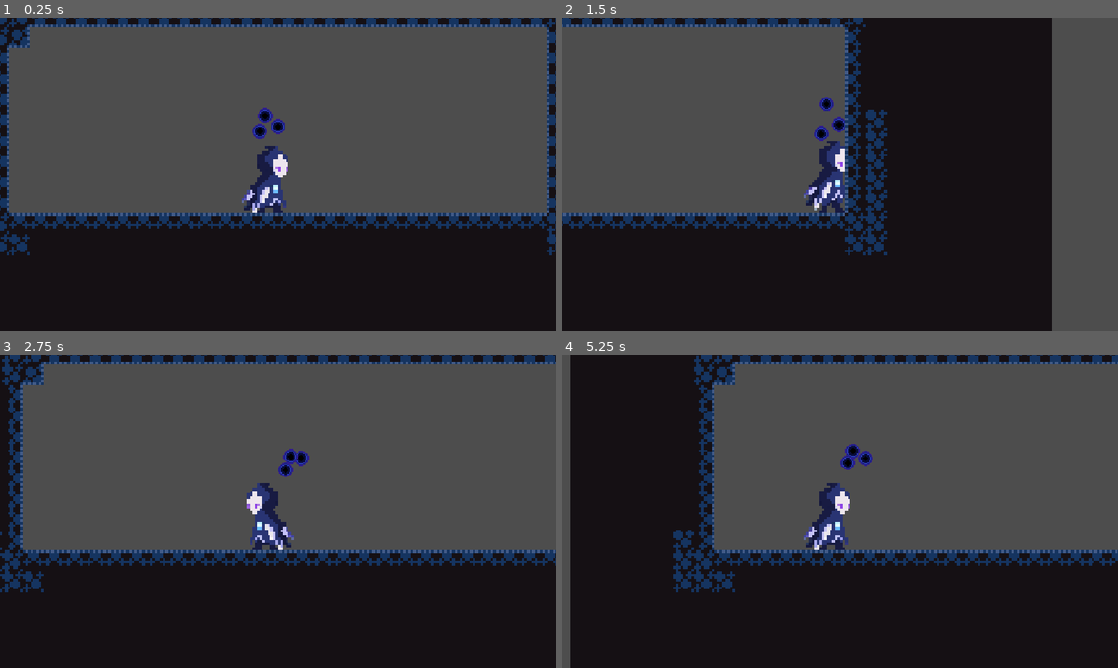
Above: before the commit, frames 1-4 (two rows, left to right).
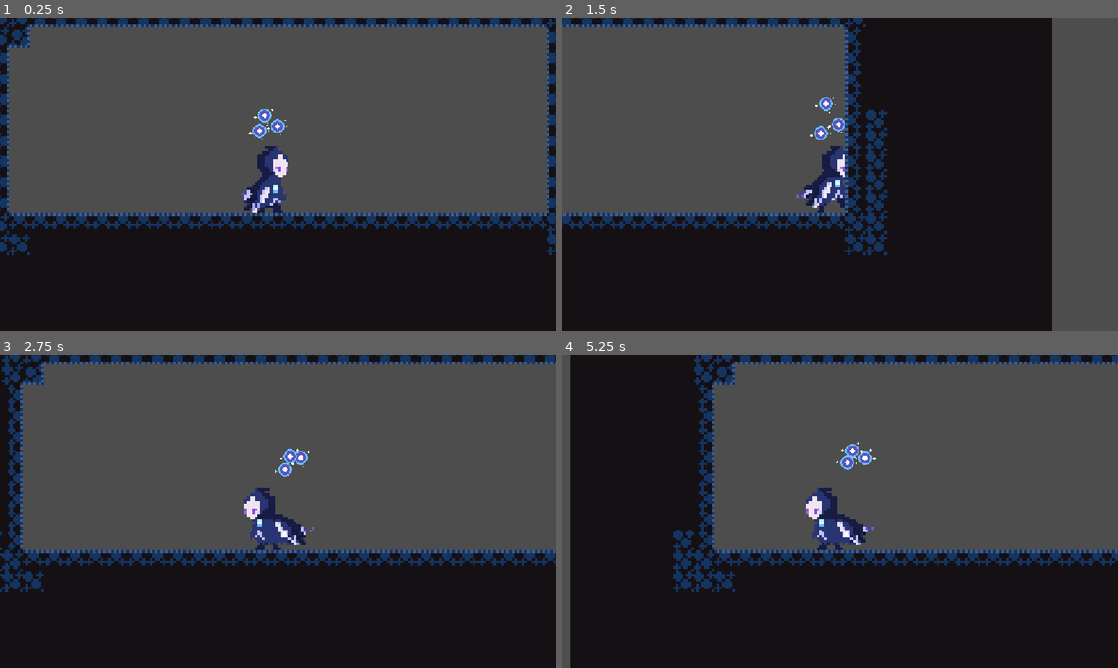
Above: after the commit, the same moments.

Repository: Timi865/Microvania
Game: Godot game, scene res://Scenes/game.tscn
Two runs of this game, one before a commit and one after it. Both use one fixed random seed, a clock stepped at 60 frames per second and the inputs below.
Inputs:
- Up to frame 1 (0.25 s): no input
- Up to frame 2 (1.5 s): hold Right (Move_right) from 0.53 s (still down); tap C (dash) at 0.6, 1.35 s; tap Space (Jump) at 0.77 s
- Up to frame 3 (2.75 s): tap Space (Jump) at 1.52 s; release Right (Move_right) at 2.03 s; hold Left (Move_left) from 2.03 s (still down); tap E (orb_throw) at 2.1 s; tap C (dash) at 2.3 s
- Up to frame 4 (5.25 s): release Left (Move_left) at 2.78 s; hold Right (Move_right) 2.78-4.28 s; tap C (dash) at 2.85, 3.6, 4.55, 5.1 s; tap Space (Jump) at 3.02, 3.77, 4.52 s; hold Left (Move_left) 4.28-5.03 s; tap E (orb_throw) at 4.35 s; hold Right (Move_right) from 5.03 s (still down)

The runs differ from the first frame. In frame 1, 0.4% of the frame differs, in the area x 43-52%, y 28-61%; in frame 2, 0.8%; in frame 3, 1.3%; in frame 4, 1.6%, in the area x 43-57%, y 27-63%.

Commit message:
Rough Animations
Added rough aninations for Wisp run dash and idle and rough orb anims

Diff:
--- a/Scenes/Player.tscn
+++ b/Scenes/Player.tscn
@@ -2,32 +2,79 @@
 
 [ext_resource type="Script" uid="uid://dh08bt053owqn" path="res://Scripts/Player.gd" id="1_gntrk"]
 [ext_resource type="PackedScene" uid="uid://buykxegc7cjpf" path="res://Scenes/orb.tscn" id="2_88kja"]
-[ext_resource type="Texture2D" uid="uid://c5a2uf1j1ycu3" path="res://Art/Wisp-Sheet.png" id="2_dewec"]
+[ext_resource type="Texture2D" uid="uid://l6k6pxubtk2p" path="res://Art/Wisp.png" id="2_dewec"]
 [ext_resource type="Script" uid="uid://sm5x5uuno8db" path="res://Scripts/orb_manager.gd" id="2_it8n0"]
+
+[sub_resource type="AtlasTexture" id="AtlasTexture_dewec"]
+atlas = ExtResource("2_dewec")
+region = Rect2(800, 0, 80, 48)
 
 [sub_resource type="AtlasTexture" id="AtlasTexture_5ixxa"]
 atlas = ExtResource("2_dewec")
-region = Rect2(0, 0, 80, 48)
+region = Rect2(880, 0, 80, 48)
 
 [sub_resource type="AtlasTexture" id="AtlasTexture_nn08x"]
 atlas = ExtResource("2_dewec")
-region = Rect2(80, 0, 80, 48)
+region = Rect2(960, 0, 80, 48)
 
 [sub_resource type="AtlasTexture" id="AtlasTexture_52ee3"]
 atlas = ExtResource("2_dewec")
-region = Rect2(160, 0, 80, 48)
+region = Rect2(1040, 0, 80, 48)
 
 [sub_resource type="AtlasTexture" id="AtlasTexture_bhhdu"]
 atlas = ExtResource("2_dewec")
-region = Rect2(240, 0, 80, 48)
+region = Rect2(1120, 0, 80, 48)
 
 [sub_resource type="AtlasTexture" id="AtlasTexture_megsn"]
 atlas = ExtResource("2_dewec")
+region = Rect2(0, 0, 80, 48)
+
+[sub_resource type="AtlasTexture" id="AtlasTexture_yoq75"]
+atlas = ExtResource("2_dewec")
+region = Rect2(80, 0, 80, 48)
+
+[sub_resource type="AtlasTexture" id="AtlasTexture_ksbbd"]
+atlas = ExtResource("2_dewec")
+region = Rect2(160, 0, 80, 48)
+
+[sub_resource type="AtlasTexture" id="AtlasTexture_glx4g"]
+atlas = ExtResource("2_dewec")
+region = Rect2(240, 0, 80, 48)
+
+[sub_resource type="AtlasTexture" id="AtlasTexture_miouo"]
+atlas = ExtResource("2_dewec")
 region = Rect2(320, 0, 80, 48)
+
+[sub_resource type="AtlasTexture" id="AtlasTexture_o3h8g"]
+atlas = ExtResource("2_dewec")
+region = Rect2(320, 0, 80, 48)
+
+[sub_resource type="AtlasTexture" id="AtlasTexture_1e7my"]
+atlas = ExtResource("2_dewec")
+region = Rect2(400, 0, 80, 48)
+
+[sub_resource type="AtlasTexture" id="AtlasTexture_arntx"]
+atlas = ExtResource("2_dewec")
+region = Rect2(480, 0, 80, 48)
+
+[sub_resource type="AtlasTexture" id="AtlasTexture_lslt6"]
+atlas = ExtResource("2_dewec")
+region = Rect2(560, 0, 80, 48)
+
+[sub_resource type="AtlasTexture" id="AtlasTexture_ulo2v"]
+atlas = ExtResource("2_dewec")
+region = Rect2(640, 0, 80, 48)
+
+[sub_resource type="AtlasTexture" id="AtlasTexture_1iu4k"]
+atlas = ExtResource("2_dewec")
+region = Rect2(720, 0, 80, 48)
 
 [sub_resource type="SpriteFrames" id="SpriteFrames_yw7hx"]
 animations = [{
 "frames": [{
+"duration": 1.0,
+"texture": SubResource("AtlasTexture_dewec")
+}, {
 "duration": 1.0,
 "texture": SubResource("AtlasTexture_5ixxa")
 }, {
@@ -39,13 +86,53 @@
 }, {
 "duration": 1.0,
 "texture": SubResource("AtlasTexture_bhhdu")
+}],
+"loop": 1,
+"name": &"DASH",
+"speed": 7.0
+}, {
+"frames": [{
+"duration": 1.0,
+"texture": SubResource("AtlasTexture_megsn")
 }, {
 "duration": 1.0,
-"texture": SubResource("AtlasTexture_megsn")
+"texture": SubResource("AtlasTexture_yoq75")
+}, {
+"duration": 1.0,
+"texture": SubResource("AtlasTexture_ksbbd")
+}, {
+"duration": 1.0,
+"texture": SubResource("AtlasTexture_glx4g")
+}, {
+"duration": 1.0,
+"texture": SubResource("AtlasTexture_miouo")
 }],
 "loop": 1,
 "name": &"IDLE",
-"speed": 10.0
+"speed": 7.0
+}, {
+"frames": [{
+"duration": 1.0,
+"texture": SubResource("AtlasTexture_o3h8g")
+}, {
+"duration": 1.0,
+"texture": SubResource("AtlasTexture_1e7my")
+}, {
+"duration": 1.0,
+"texture": SubResource("AtlasTexture_arntx")
+}, {
+"duration": 1.0,
+"texture": SubResource("AtlasTexture_lslt6")
+}, {
+"duration": 1.0,
+"texture": SubResource("AtlasTexture_ulo2v")
+}, {
+"duration": 1.0,
+"texture": SubResource("AtlasTexture_1iu4k")
+}],
+"loop": 1,
+"name": &"RUN",
+"speed": 7.0
 }]
 
 [sub_resource type="RectangleShape2D" id="RectangleShape2D_yw7hx"]
@@ -61,6 +148,7 @@
 sprite_frames = SubResource("SpriteFrames_yw7hx")
 animation = &"IDLE"
 autoplay = "IDLE"
+frame_progress = 0.30233815
 
 [node name="CollisionShape2D" type="CollisionShape2D" parent="." unique_id=469050356]
 position = Vector2(0.46250004, 1)
--- a/Scenes/orb.tscn
+++ b/Scenes/orb.tscn
@@ -1,10 +1,60 @@
 [gd_scene format=3 uid="uid://buykxegc7cjpf"]
 
 [ext_resource type="Script" uid="uid://cqx3471gdwhqc" path="res://Scripts/orb.gd" id="1_ryljl"]
-[ext_resource type="Texture2D" uid="uid://m6o0gedj1t1v" path="res://Art/OrbDesign2.png" id="2_ryljl"]
+[ext_resource type="Texture2D" uid="uid://bpjugi3t4pqnd" path="res://Art/ORBWISP-sheet.png" id="2_ryljl"]
 
 [sub_resource type="CircleShape2D" id="CircleShape2D_yw7hx"]
 radius = 3.0
+
+[sub_resource type="AtlasTexture" id="AtlasTexture_4tb7o"]
+atlas = ExtResource("2_ryljl")
+region = Rect2(0, 0, 49, 37)
+
+[sub_resource type="AtlasTexture" id="AtlasTexture_r3x0a"]
+atlas = ExtResource("2_ryljl")
+region = Rect2(49, 0, 49, 37)
+
+[sub_resource type="AtlasTexture" id="AtlasTexture_gn4ky"]
+atlas = ExtResource("2_ryljl")
+region = Rect2(98, 0, 49, 37)
+
+[sub_resource type="AtlasTexture" id="AtlasTexture_s3w5g"]
+atlas = ExtResource("2_ryljl")
+region = Rect2(147, 0, 49, 37)
+
+[sub_resource type="AtlasTexture" id="AtlasTexture_25wf1"]
+atlas = ExtResource("2_ryljl")
+region = Rect2(196, 0, 49, 37)
+
+[sub_resource type="AtlasTexture" id="AtlasTexture_olnk0"]
+atlas = ExtResource("2_ryljl")
+region = Rect2(245, 0, 49, 37)
+
+[sub_resource type="SpriteFrames" id="SpriteFrames_yw7hx"]
+animations = [{
+"frames": [{
+"duration": 1.0,
+"texture": SubResource("AtlasTexture_4tb7o")
+}, {
+"duration": 1.0,
+"texture": SubResource("AtlasTexture_r3x0a")
+}, {
+"duration": 1.0,
+"texture": SubResource("AtlasTexture_gn4ky")
+}, {
+"duration": 1.0,
+"texture": SubResource("AtlasTexture_s3w5g")
+}, {
+"duration": 1.0,
+"texture": SubResource("AtlasTexture_25wf1")
+}, {
+"duration": 1.0,
+"texture": SubResource("AtlasTexture_olnk0")
+}],
+"loop": 1,
+"name": &"default",
+"speed": 5.0
+}]
 
 [node name="Orb" type="Area2D" unique_id=915681463]
 script = ExtResource("1_ryljl")
@@ -14,8 +64,9 @@
 [node name="CollisionShape2D" type="CollisionShape2D" parent="." unique_id=1756819094]
 shape = SubResource("CircleShape2D_yw7hx")
 
-[node name="Sprite2D" type="Sprite2D" parent="." unique_id=1304039796]
+[node name="AnimatedSprite2D" type="AnimatedSprite2D" parent="." unique_id=1833820855]
 texture_filter = 1
-position = Vector2(7.450581e-09, -7.450581e-09)
-scale = Vector2(0.359375, 0.359375)
-texture = ExtResource("2_ryljl")
+position = Vector2(0, -2)
+scale = Vector2(0.34037158, 0.34037164)
+sprite_frames = SubResource("SpriteFrames_yw7hx")
+autoplay = "default"
--- a/Scripts/Player.gd
+++ b/Scripts/Player.gd
@@ -38,7 +38,7 @@
 	if x_input:
 		look_dir_x = int(x_input)
 
-	if x_input != 0:
+	if x_input != 0 and dash_timer <= 0.0:
 		$AnimatedSprite2D.flip_h = x_input < 0
 
 
@@ -53,6 +53,21 @@
 	if is_on_floor():
 		if dash_timer == 0.0 and !can_dash:
 			can_dash = true
+
+	if dash_timer > 0.0:
+		$AnimatedSprite2D.play("DASH")
+
+	elif not is_on_floor():
+		pass # We'll add jump/fall animations later.
+
+	elif x_input != 0:
+		$AnimatedSprite2D.play("RUN")
+
+	else:
+		$AnimatedSprite2D.play("IDLE")
+
+
+
 
 
 	move_and_slide()
Binary file added: Art/ORBWISP-sheet.png
Not shown, added: Art/ORBWISP-sheet.png.import
Binary file removed: Art/Wisp-Sheet.png
Binary file added: Art/Wisp.png
Not shown, changed: Art/Wisp.png.import
